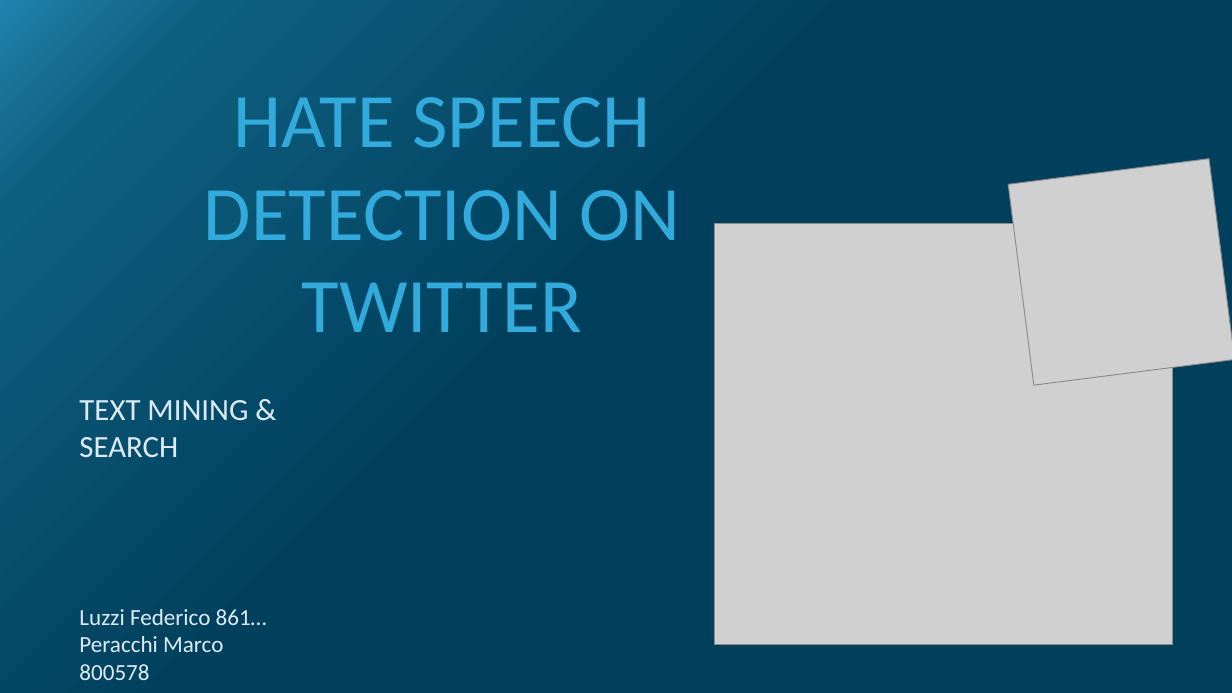
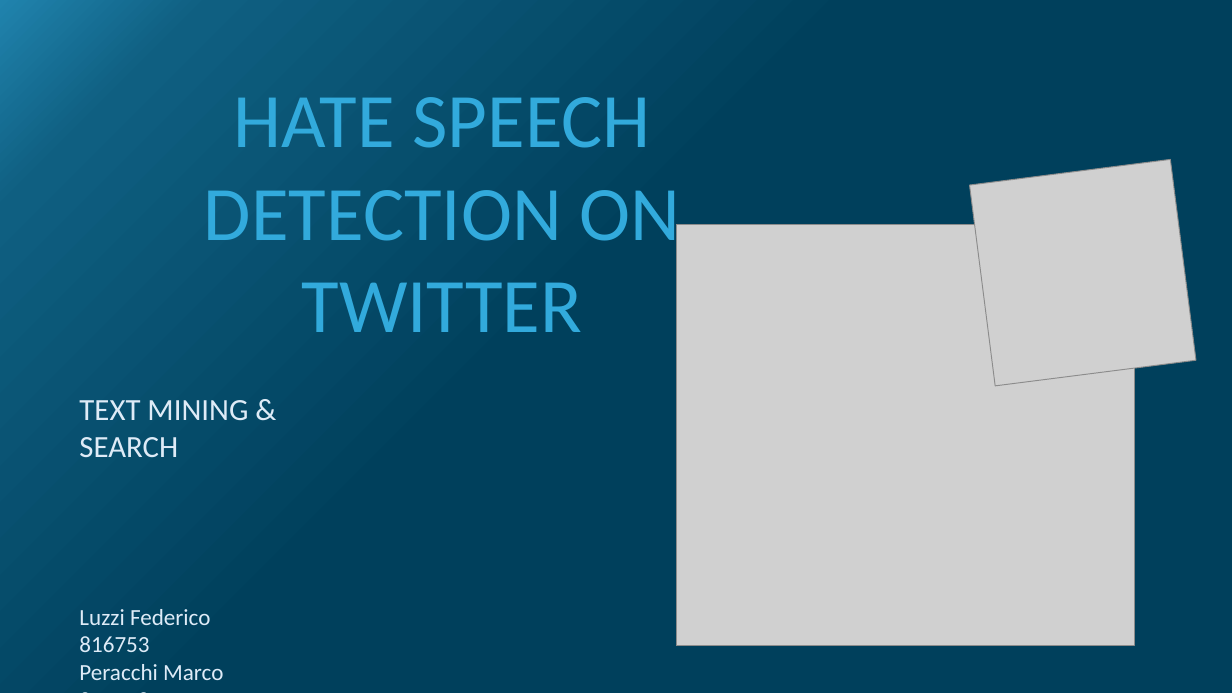
Before and after one commit to MarcoP9/textmining, a slide deck: slide 1 of PresentationTextMining.pptx. Drawn at 1232x693 pixels with LibreOffice and Linux fonts; fonts in the diff are those of the drawing; grey boxes stand for pictures. Boxes give left, top, right and bottom in pixels: in the first picture for what was removed or moved away, otherwise in the second. Text is boxed around its words. In the diff, an @@ line names an element or a change of style, - is before the commit and + after.

```diff
--- a/PresentationTextMining.pptx
+++ b/PresentationTextMining.pptx
@@ 3 pictures: place and size @@
-3 pictures at <box>715,159,1232,645</box>
+3 pictures at <box>677,160,1196,646</box>
@@ text at <box>79,609,210,652</box>: text changed @@
-Luzzi Federico 861…
+Luzzi Federico 816753
```
Also in this commit, not shown: 7 other slides changed, 2 slides added, 2 slides removed.
